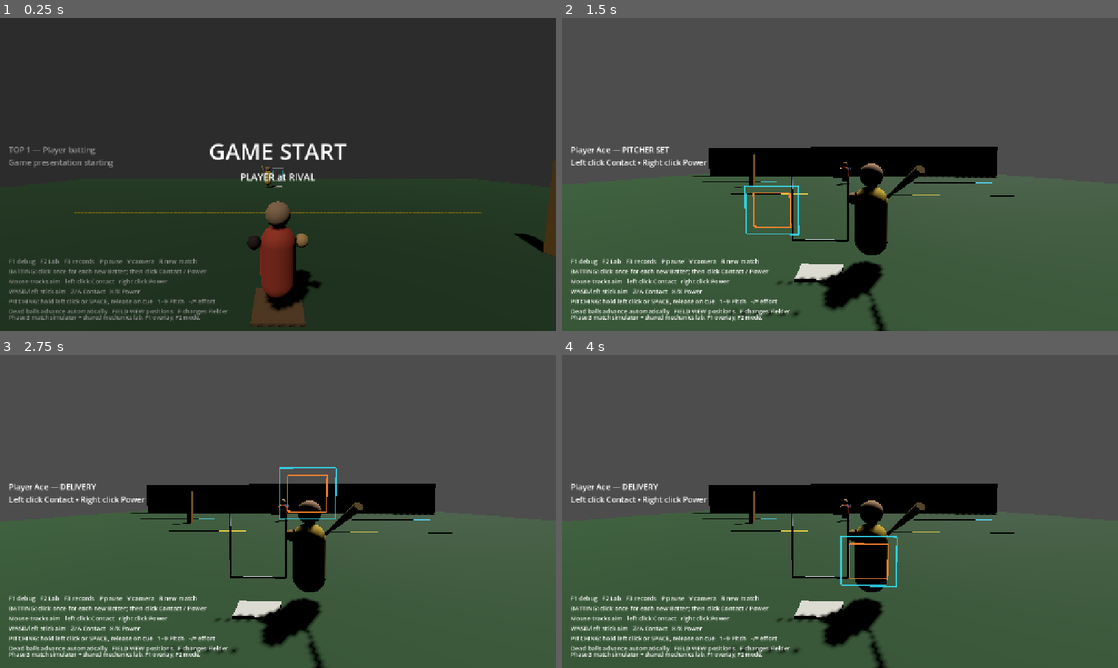
Above: before the commit, frames 1-4 (two rows, left to right).
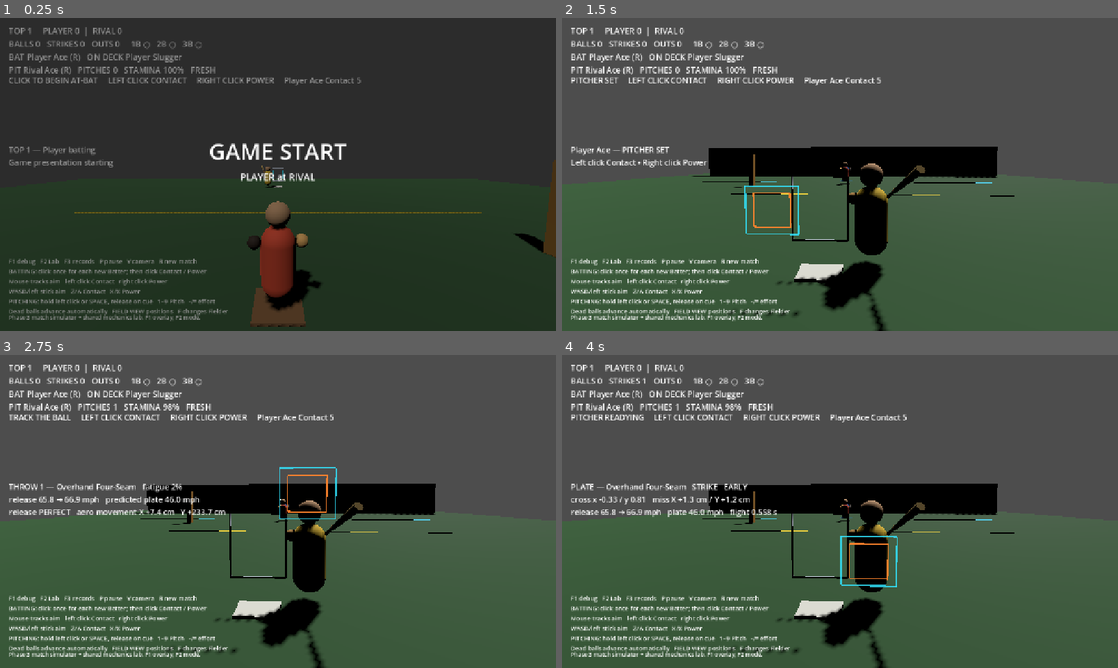
Above: after the commit, the same moments.

Repository: jkz1one/wiffaltro
Game: Godot game, scene res://src/labs/pitch_bat_lab/pitch_bat_lab.tscn
Same seed, same stepped clock (60 frames per second), same inputs: the game is played once before the commit and once after it.
Inputs (mouse positions are in pixels of both pictures, inside the frame that each line leads up to):
- Up to frame 1 (0.25 s): no input
- Up to frame 2 (1.5 s): tap Enter at 0.5, 1.25 s; move the mouse to (962, 158) at 0.52 s; tap 1 at 0.6 s; click (962, 158) at 0.67 s; tap 9 at 0.8 s; drag from (728, 190) to (812, 237) at 1.27 s
- Up to frame 3 (2.75 s): tap Enter at 2 s; move the mouse to (333, 442) at 2.02 s; tap F at 2.1 s; click (333, 442) at 2.17 s; tap E at 2.3 s
- Up to frame 4 (4 s): drag from (812, 574) to (673, 464) at 2.77 s; move the mouse to (1006, 558) at 3.52 s; tap S (bat_aim_down) at 3.6 s; click (1006, 558) at 3.67 s; tap 9 at 3.8 s

The runs differ from the first frame. In frame 1, 1.7% of the frame differs, in the area x 1-65%, y 2-22%; in frame 2, 2.0%; in frame 3, 3.2%, in the area x 1-60%, y 2-52%; in frame 4, 3.2%.
Error before the commit: Parse Error: Cannot assign a value of type "Callable" as "int". (res://src/gameplay/pitching/pitch_execution_model.gd:241)

Commit message:
Audit and harden pre-QC match flow

Diff:
--- a/src/gameplay/pitching/pitch_execution_model.gd
+++ b/src/gameplay/pitching/pitch_execution_model.gd
@@ -57,7 +57,7 @@
 	fatigue: float,
 	control_difficulty: float,
 	execution_difficulty: float,
-	pitch_category: int,
+	pitch_category: PitchDefinition.Category,
 	execution_seed: int,
 	plate_z: float = 0.0
 ) -> PitchLaunchParameters:
@@ -238,7 +238,7 @@
 	# plate. Preserve ugly dirt misses, but prevent fatigue from burying the ball
 	# below the world before it reaches the hitting plane.
 	_guarantee_plate_reach(result, plate_z)
-	result.seed = seed
+	result.seed = execution_seed
 	return result
 
 static func _compensate_vertical_reach(
--- a/src/labs/pitch_bat_lab/match_lab_support.gd
+++ b/src/labs/pitch_bat_lab/match_lab_support.gd
@@ -67,13 +67,36 @@
 static func execution_quality_penalty(effort: float) -> float:
 	return maxf(0.0, effort - 1.0) * 0.40
 
+static func can_edit_pitch_plan(lab: PitchBatLab) -> bool:
+	if (
+		not lab._match_mode
+		or lab._match_state == null
+		or not lab._player_is_pitching()
+		or lab._debug_paused
+	):
+		return false
+	if (
+		lab._match_state.phase != MatchState.Phase.PRE_PITCH
+		and lab._match_state.phase != MatchState.Phase.PLAY_DEAD
+	):
+		return false
+	if (
+		(lab._release_controller != null and lab._release_controller.active)
+		or (lab._pitch_actor != null and lab._pitch_actor.running)
+	):
+		return false
+	return not lab._ball_in_play_is_live()
+
 static func pitcher_fielding_rating(lab: PitchBatLab) -> int:
 	if lab._match_mode and lab._match_state != null:
 		return lab._match_state.pitcher().definition.fielding
 	return 5
 
 static func select_pitcher(lab: PitchBatLab, roster_index: int) -> void:
-	if not lab._player_is_pitching() or not lab._match_state.can_change_defense():
+	if (
+		not can_edit_pitch_plan(lab)
+		or not lab._match_state.can_change_defense()
+	):
 		lab._status_label.text = (
 			"Pitching changes are allowed only between batters."
 		)
@@ -98,7 +121,10 @@
 	)
 
 static func cycle_primary_fielder(lab: PitchBatLab) -> void:
-	if not lab._player_is_pitching() or not lab._match_state.can_change_defense():
+	if (
+		not can_edit_pitch_plan(lab)
+		or not lab._match_state.can_change_defense()
+	):
 		lab._status_label.text = (
 			"Fielder changes are allowed only between batters."
 		)
@@ -131,6 +157,9 @@
 	lab._refresh_config()
 
 static func select_fielder_anchor(lab: PitchBatLab, anchor_index: int) -> void:
+	if lab._match_mode and not can_edit_pitch_plan(lab):
+		lab._status_label.text = "Fielder position is locked during delivery."
+		return
 	if (
 		(lab._pitch_actor != null and lab._pitch_actor.running)
 		or lab._ball_in_play_is_live()
--- a/src/labs/pitch_bat_lab/pitch_bat_lab.gd
+++ b/src/labs/pitch_bat_lab/pitch_bat_lab.gd
@@ -172,7 +172,11 @@
 			_match_state.elapsed_seconds += delta
 		MatchLabSupport.try_ai_swing(self)
 
-	if _batted_ball != null and _ball_play_resolver != null:
+	if (
+		_batted_ball != null
+		and _ball_play_resolver != null
+		and _ball_play_resolver.state != null
+	):
 		if not _ball_play_resolver.state.dead:
 			_live_label.text = (
 				"BALL IN PLAY  t %.2f s   speed %.1f mph\n"
@@ -789,6 +793,10 @@
 
 func _cleanup_batted_ball() -> void:
 	if _batted_ball != null:
+		if _batted_ball.surface_contact.is_connected(
+			_on_batted_surface_contact
+		):
+			_batted_ball.surface_contact.disconnect(_on_batted_surface_contact)
 		_batted_ball.queue_free()
 		_batted_ball = null
 	if _primary_fielder != null:
--- a/src/labs/pitch_bat_lab/pitch_bat_lab_feel_support.gd
+++ b/src/labs/pitch_bat_lab/pitch_bat_lab_feel_support.gd
@@ -177,16 +177,26 @@
 		not lab._player_is_batting()
 		or lab._match_state == null
 		or lab._match_state.phase != MatchState.Phase.PRE_PITCH
-		or lab._pitch_actor.running
+		or (lab._pitch_actor != null and lab._pitch_actor.running)
+		or lab._at_bat_cadence == null
 		or lab._at_bat_cadence.state == AtBatCadenceController.State.DELIVERY
 	):
 		return
 	MatchLabSupport.apply_ai_pitch_choice(lab)
 	lab._ai_pitch_preselected = true
+	_begin_ai_delivery_cadence(lab)
+
+static func _begin_ai_delivery_cadence(
+	lab: PitchBatLab,
+	seed_offset: int = 0
+) -> void:
+	if lab._at_bat_cadence == null or lab._match_state == null:
+		return
 	lab._at_bat_cadence.begin_delivery(
 		lab._throw_number * 811
 		+ lab._match_state.plate_appearance_number * 131
 		+ lab._match_state.inning * 17
+		+ seed_offset
 	)
 	lab._status_label.text = (
 		"%s — %s\nMove the cursor, then click the ball to swing."
@@ -283,10 +293,31 @@
 	lab: PitchBatLab,
 	pitch: PitchDefinition
 ) -> void:
-	if lab._match_mode:
+	if lab._match_mode and lab._match_state != null:
 		lab._match_state.cancel_pitch()
-		lab._at_bat_cadence.stop()
+		if lab._at_bat_cadence != null:
+			lab._at_bat_cadence.stop()
 	lab._pending_release_quality = 1.0
+	if (
+		lab._match_mode
+		and lab._player_is_batting()
+		and lab._match_state.phase == MatchState.Phase.PRE_PITCH
+		and not lab._current_pitch_options().is_empty()
+	):
+		lab._selected_pitch_index = 0
+		lab._pitch_target = lab.DEFAULT_TARGET
+		lab._pitch_effort = 1.0
+		lab._last_ai_pitch_index = 0
+		lab._ai_pitch_preselected = true
+		lab._awaiting_batter_confirm = false
+		_begin_ai_delivery_cadence(lab, 7919)
+		lab._status_label.text = (
+			"%s flight reset safely. Pitcher preparing a center fallback."
+			% pitch.display_name
+		)
+		lab._refresh_markers()
+		lab._refresh_config()
+		return
 	lab._status_label.text = (
 		"%s could not produce a valid flight. Adjust effort/target and retry."
 		% pitch.display_name
--- a/src/labs/pitch_bat_lab/pitch_bat_lab_input.gd
+++ b/src/labs/pitch_bat_lab/pitch_bat_lab_input.gd
@@ -204,7 +204,7 @@
 
 static func _handle_match_key(lab: PitchBatLab, keycode: Key) -> bool:
 	if keycode >= KEY_1 and keycode <= KEY_9:
-		if lab._player_is_pitching():
+		if MatchLabSupport.can_edit_pitch_plan(lab):
 			var requested_index: int = int(keycode - KEY_1)
 			var options: Array[PitchDefinition] = lab._current_pitch_options()
 			if requested_index < options.size():
@@ -226,10 +226,10 @@
 		KEY_F:
 			MatchLabSupport.cycle_primary_fielder(lab)
 		KEY_MINUS:
-			if lab._player_is_pitching():
+			if MatchLabSupport.can_edit_pitch_plan(lab):
 				lab._adjust_pitch_effort(-0.05)
 		KEY_EQUAL:
-			if lab._player_is_pitching():
+			if MatchLabSupport.can_edit_pitch_plan(lab):
 				lab._adjust_pitch_effort(0.05)
 		KEY_BRACKETLEFT:
 			lab._fatigue = clampf(lab._fatigue - 0.10, 0.0, 1.0)
--- a/src/labs/pitch_bat_lab/pitch_bat_lab_presentation.gd
+++ b/src/labs/pitch_bat_lab/pitch_bat_lab_presentation.gd
@@ -309,7 +309,7 @@
 			+ ",/. execution   [/] fatigue   C fielder   G bases   B BIP diagnostic   R reset"
 		)
 
-static func contact_outcome_name(outcome: int) -> String:
+static func contact_outcome_name(outcome: ContactResult.Outcome) -> String:
 	match outcome:
 		ContactResult.Outcome.FOUL:
 			return "FOUL"
@@ -605,7 +605,8 @@
 	)
 	for index in range(lab._field_anchor_buttons.size()):
 		lab._field_anchor_buttons[index].disabled = (
-			index == lab._fielder_anchor_index
+			not MatchLabSupport.can_edit_pitch_plan(lab)
+			or index == lab._fielder_anchor_index
 		)
 
 static func _refresh_pitching_staff(lab: PitchBatLab) -> void:
@@ -621,7 +622,9 @@
 		return
 	var team: TeamMatchState = lab._match_state.defensive_team()
 	var can_change: bool = (
-		lab._match_state.can_change_defense() and not lab._debug_paused
+		lab._match_state.can_change_defense()
+		and MatchLabSupport.can_edit_pitch_plan(lab)
+		and not lab._debug_paused
 	)
 	for index in range(mini(lab._pitcher_buttons.size(), team.roster.size())):
 		var player: PlayerMatchState = team.roster[index]
--- a/src/presentation/ball/batted_ball_body.gd
+++ b/src/presentation/ball/batted_ball_body.gd
@@ -1,7 +1,7 @@
 class_name BattedBallBody
 extends RigidBody3D
 
-signal surface_contact(surface_id: StringName, position: Vector3)
+signal surface_contact(surface_id: StringName, contact_position: Vector3)
 
 @export var aero_drag_coefficient: float = 0.22
 @export var aero_magnus_scale: float = 1.0
--- a/src/presentation/camera/match_presentation_director.gd
+++ b/src/presentation/camera/match_presentation_director.gd
@@ -21,7 +21,7 @@
 const SETTLE_SECONDS: float = 0.38
 
 var mode: Mode = Mode.IDLE
-var shot_sequence: Array[int] = []
+var shot_sequence: Array[MatchCameraDirector.Shot] = []
 var shot_index: int = 0
 var elapsed_seconds: float = 0.0
 
@@ -46,7 +46,7 @@
 func blocks_gameplay() -> bool:
 	return mode != Mode.IDLE
 
-func current_shot() -> int:
+func current_shot() -> MatchCameraDirector.Shot:
 	if shot_sequence.is_empty():
 		return MatchCameraDirector.Shot.ESTABLISHING
 	return shot_sequence[clampi(shot_index, 0, shot_sequence.size() - 1)]
@@ -87,8 +87,8 @@
 static func _select_shots(
 	sequence_seed: int,
 	include_batting: bool
-) -> Array[int]:
-	var pool: Array[int] = [
+) -> Array[MatchCameraDirector.Shot]:
+	var pool: Array[MatchCameraDirector.Shot] = [
 		MatchCameraDirector.Shot.ESTABLISHING,
 		MatchCameraDirector.Shot.SIDE,
 		MatchCameraDirector.Shot.PITCHING,
@@ -99,13 +99,13 @@
 	rng.seed = sequence_seed
 	for index in range(pool.size() - 1, 0, -1):
 		var swap_index: int = rng.randi_range(0, index)
-		var held: int = pool[index]
+		var held: MatchCameraDirector.Shot = pool[index]
 		pool[index] = pool[swap_index]
 		pool[swap_index] = held
 	# Alternate deterministically so ordinary matches visibly use both the
 	# two-shot and three-shot packages rather than merely allowing either.
 	var shot_count: int = 2 + (absi(sequence_seed) % 2)
-	var result: Array[int] = []
+	var result: Array[MatchCameraDirector.Shot] = []
 	for index in range(mini(shot_count, pool.size())):
 		result.append(pool[index])
 	return result
--- a/src/tests/core_regression_test.gd
+++ b/src/tests/core_regression_test.gd
@@ -13,6 +13,7 @@
 	_test_fresh_pitch_reachability()
 	_test_low_effort_eephus_reachability()
 	_test_at_bat_cadence()
+	_test_match_flow_guards()
 	_test_match_presentation_sequence()
 	_test_pitch_identity_and_batter_awareness()
 	_test_ai_pitch_determinism_and_counts()
@@ -251,6 +252,7 @@
 	var fresh_center_distance: float = 0.0
 	var tired_center_distance: float = 0.0
 	var tired_crossings: int = 0
+	var execution_seeds_preserved: bool = true
 	var sample_count: int = 32
 	for sample in range(sample_count):
 		var sample_seed: int = 1000 + sample
@@ -259,6 +261,11 @@
 		)
 		var tired: PitchLaunchParameters = PitchExecutionModel.apply(
 			base, 1.0, 1.0, 1.0, 1.05, pitch.category, sample_seed
+		)
+		execution_seeds_preserved = (
+			execution_seeds_preserved
+			and fresh.seed == sample_seed
+			and tired.seed == sample_seed
 		)
 		var fresh_crossing: PitchCrossingResult = (
 			PitchTrajectorySimulator.simulate_to_plane(fresh, 0.0)
@@ -294,6 +301,10 @@
 	_check(
 		tired_center_distance < fresh_center_distance * 0.75,
 		"an exhausted edge-targeted Slider should leak toward center"
+	)
+	_check(
+		execution_seeds_preserved,
+		"Pitch execution should preserve its explicit deterministic seed"
 	)
 
 func _test_fresh_pitch_reachability() -> void:
@@ -434,6 +445,80 @@
 		"Pitch rhythm variation should replay from its seed"
 	)
 
+func _test_match_flow_guards() -> void:
+	var batting_lab: PitchBatLab = PitchBatLab.new()
+	batting_lab._match_state = MatchLabSupport.create_match(
+		batting_lab.DEBUG_PLAYER_ID,
+		batting_lab.PLAYER_TEAM_NAME,
+		batting_lab.RIVAL_TEAM_NAME
+	)
+	batting_lab._status_label = Label.new()
+	batting_lab._at_bat_cadence = AtBatCadenceController.new()
+	batting_lab._selected_pitch_index = 1
+	batting_lab._pitch_target = Vector2(0.62, 0.42)
+	_check(
+		batting_lab._match_state.begin_pitch(),
+		"AI failure regression should begin from a live Pitch"
+	)
+	PitchBatLabFeelSupport.recover_failed_pitch(
+		batting_lab,
+		ContentDB.get_pitch(&"pitch.eephus")
+	)
+	_check(
+		batting_lab._match_state.phase == MatchState.Phase.PRE_PITCH
+		and batting_lab._at_bat_cadence.state
+		== AtBatCadenceController.State.DELIVERY
+		and batting_lab._selected_pitch_index == 0
+		and batting_lab._pitch_target == batting_lab.DEFAULT_TARGET
+		and batting_lab._ai_pitch_preselected
+		and not batting_lab._awaiting_batter_confirm,
+		"a failed AI aim solve should recover into an automatic safe retry"
+	)
+	batting_lab._status_label.free()
+	batting_lab.free()
+
+	var pitching_lab: PitchBatLab = PitchBatLab.new()
+	pitching_lab._match_state = MatchLabSupport.create_match(
+		pitching_lab.DEBUG_PLAYER_ID,
+		pitching_lab.PLAYER_TEAM_NAME,
+		pitching_lab.RIVAL_TEAM_NAME
+	)
+	pitching_lab._match_state.top_half = false
+	pitching_lab._release_controller = PitchReleaseController.new()
+	pitching_lab._status_label = Label.new()
+	_check(
+		MatchLabSupport.can_edit_pitch_plan(pitching_lab),
+		"Pitch setup should remain editable before the delivery begins"
+	)
+	pitching_lab._release_controller.begin()
+	var original_pitcher_index: int = (
+		pitching_lab._match_state.defensive_team().pitcher_index
+	)
+	var original_fielder_index: int = (
+		pitching_lab._match_state.defensive_team().fielder_index
+	)
+	MatchLabSupport.cycle_pitcher(pitching_lab, 1)
+	MatchLabSupport.cycle_primary_fielder(pitching_lab)
+	_check(
+		not MatchLabSupport.can_edit_pitch_plan(pitching_lab),
+		"Pitch setup should lock while the release meter is active"
+	)
+	_check(
+		pitching_lab._match_state.defensive_team().pitcher_index
+		== original_pitcher_index
+		and pitching_lab._match_state.defensive_team().fielder_index
+		== original_fielder_index,
+		"Pitcher and Primary Fielder roles should lock once delivery begins"
+	)
+	pitching_lab._release_controller.cancel()
+	pitching_lab._match_state.begin_pitch()
+	_check(
+		not MatchLabSupport.can_edit_pitch_plan(pitching_lab),
+		"Pitch setup should stay locked after the ball is committed"
+	)
+	pitching_lab._status_label.free()
+	pitching_lab.free()
+
 func _test_match_presentation_sequence() -> void:
 	var camera_director: MatchCameraDirector = MatchCameraDirector.new()
 	camera_director.cycle_shot()
Not shown, changed: docs/IMPLEMENTATION_STATUS.md
Not shown, changed: docs/PITCH_BAT_LAB_TEST.md
Not shown, changed: docs/TECHNICAL_PREPRODUCTION.md
